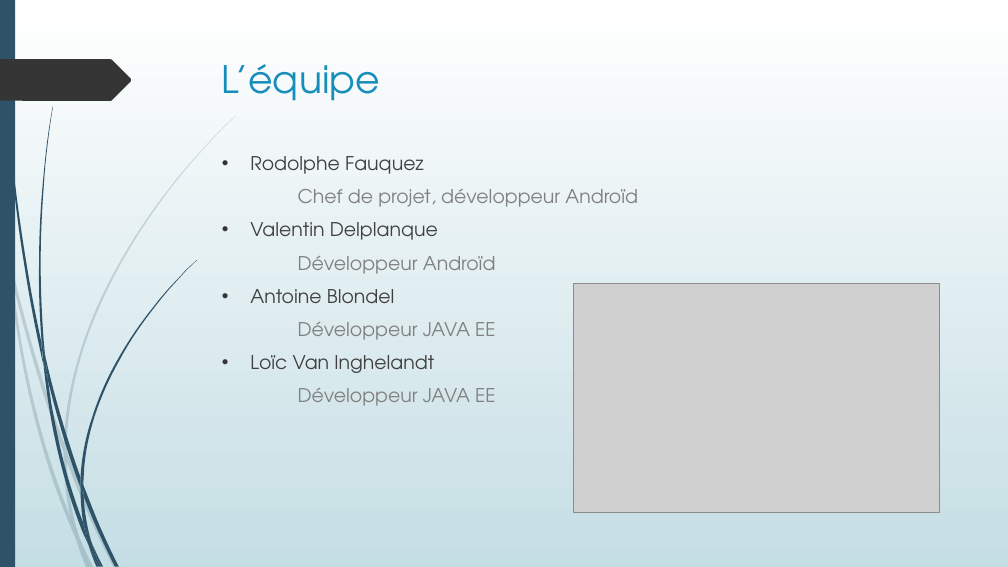
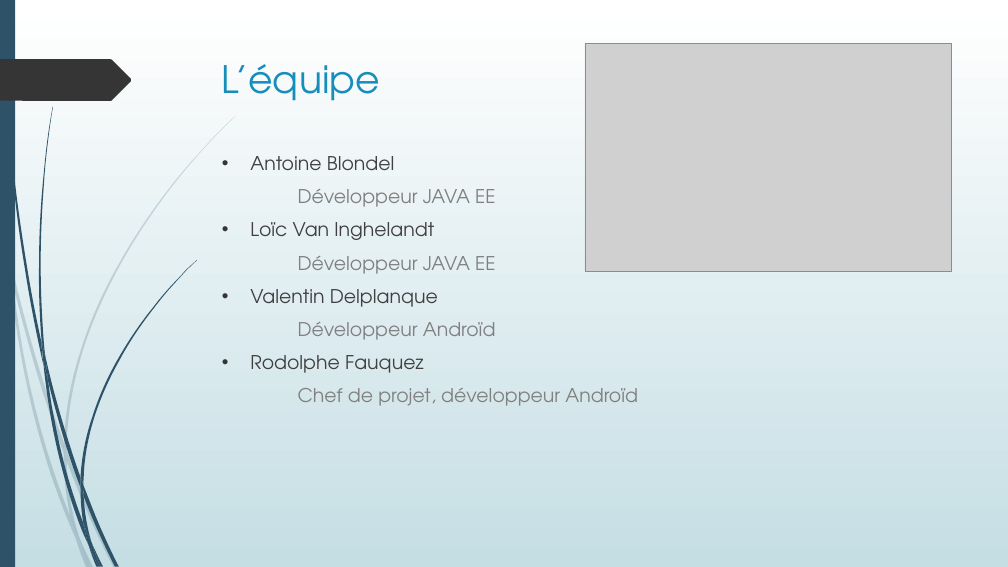
Before and after one commit to Ancalimeras/PuyDuFou, a slide deck: slide 2 of PPT JEE ANDROID.pptx. Drawn at 1008x567 pixels with LibreOffice and Linux fonts; fonts in the diff are those of the drawing; grey boxes stand for pictures. Boxes give left, top, right and bottom in pixels: in the first picture for what was removed or moved away, otherwise in the second. Text is boxed around its words. In the diff, an @@ line names an element or a change of style, - is before the commit and + after.

```diff
--- a/PPT JEE ANDROID.pptx
+++ b/PPT JEE ANDROID.pptx
@@ picture: place and size @@
-picture at <box>574,284,940,512</box>
+picture at <box>585,43,951,271</box>
@@ text at <box>250,156,638,274</box>: paragraphs removed @@
-• Rodolphe Fauquez
-Chef de projet, développeur Androïd
-• Valentin Delplanque
-Développeur Androïd
@@ text at <box>250,289,638,406</box>: paragraphs added @@
+• Valentin Delplanque
+Développeur Androïd
+• Rodolphe Fauquez
+Chef de projet, développeur Androïd
```
Also in this commit, not shown: 4 other slides changed, 3 slides added, 1 slide removed.
